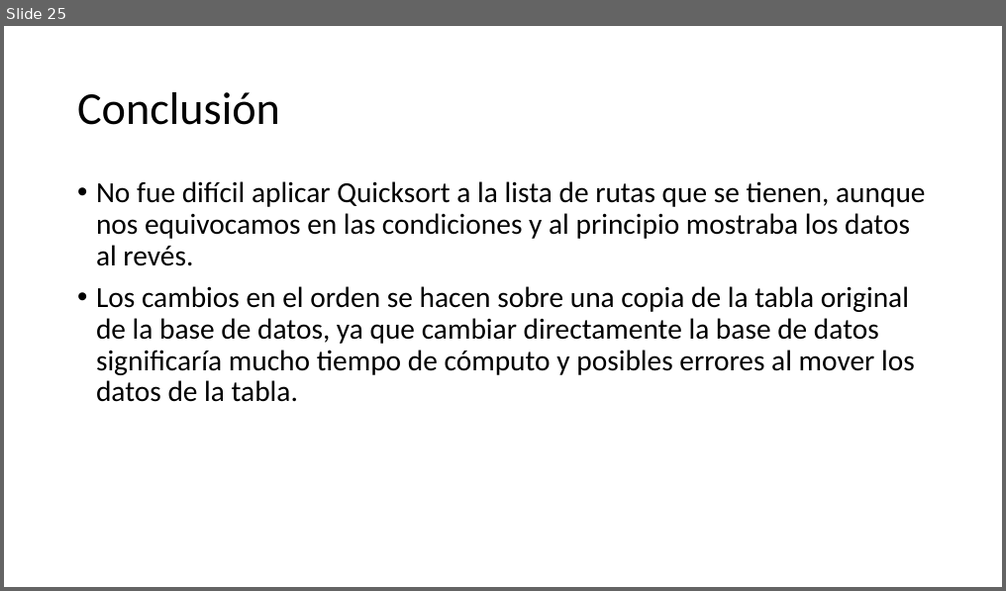
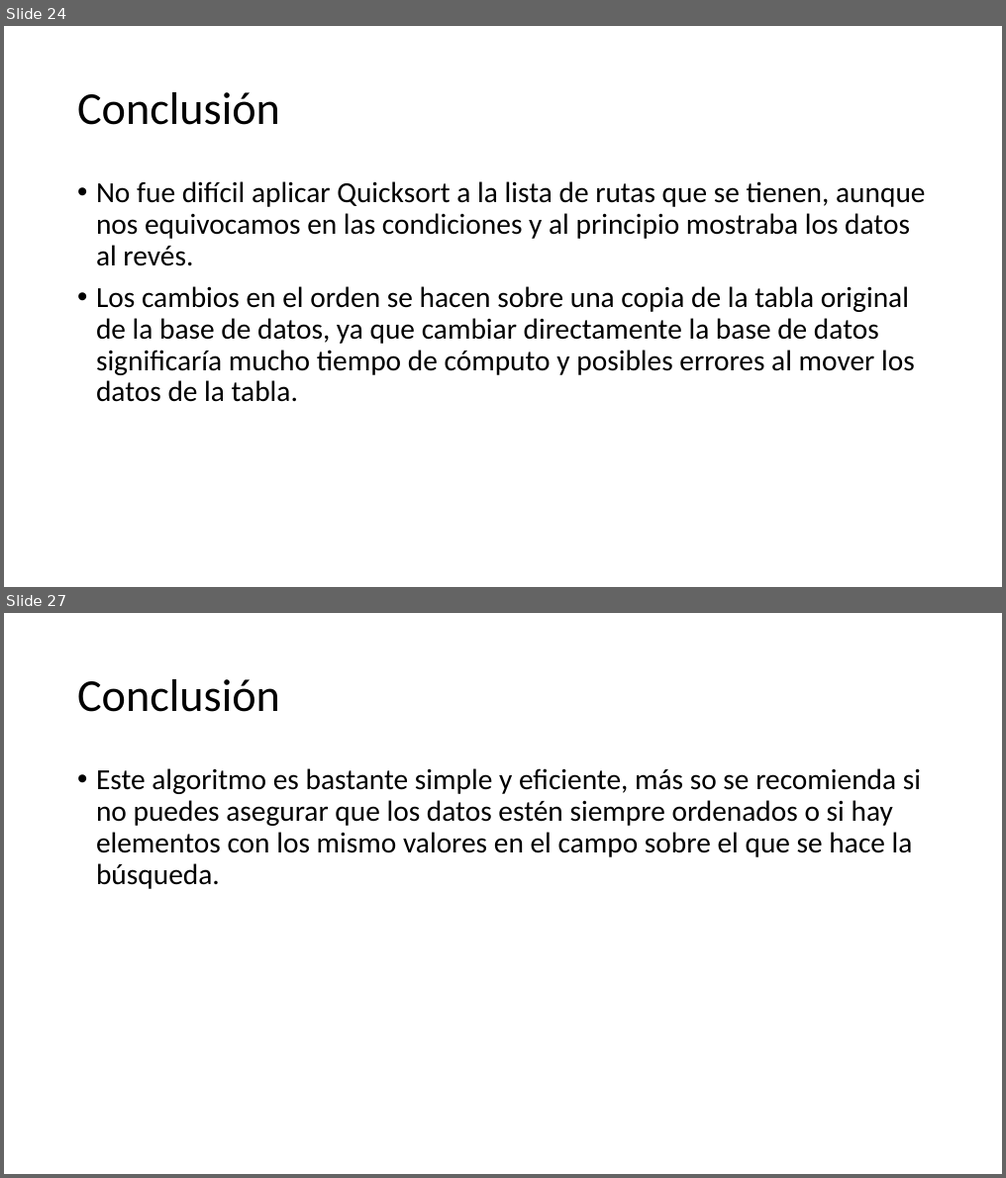
Before and after one commit to purrtgam/MiBicic-Project, a slide deck: Manual de proyecto.pptx. Shown one above the other, each under a label of ours: slide 25 before the commit, slides 24 and 27 after it; the slides between them are not shown. The pictures are 1006x591 and 1006x1178 pixels, drawn with LibreOffice and Linux fonts; fonts in the diff are those of the drawing. Boxes give left, top, right and bottom in pixels: in the first picture for what was removed or moved away, otherwise in the second. Text is boxed around its words. In the diff, an @@ line names an element or a change of style, - is before the commit and + after.

```diff
--- a/Manual de proyecto.pptx
+++ b/Manual de proyecto.pptx
@@ slide 27 added at <box>4,613,1002,1174</box>, background #FFFFFF @@
@@ title added at <box>77,679,280,712</box>, 69.3 pt, text #000000 @@
+Conclusión
@@ text added at <box>96,768,921,889</box>, 44.1 pt, text #000000 @@
+• Este algoritmo es bastante simple y eficiente, más so se recomienda si no puedes asegurar que los datos estén siempre ordenados o si hay elementos con los mismo valores en el campo sobre el que se hace la búsqueda.
@@ what was slide 25 is now slide 24 @@
```
Also in this commit, not shown: 1 slide changed, 8 other slides added, 1 other file.
